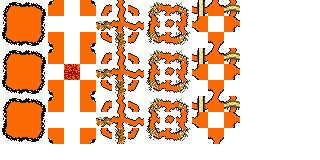
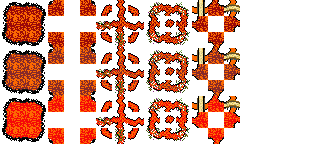
Revision of a layered 320px x 160px image; what changed, layer by layer:
painted on "Lava" over box(6, 0, 240, 144)
removed layer "Hintergrund" over box(6, 0, 240, 144)
